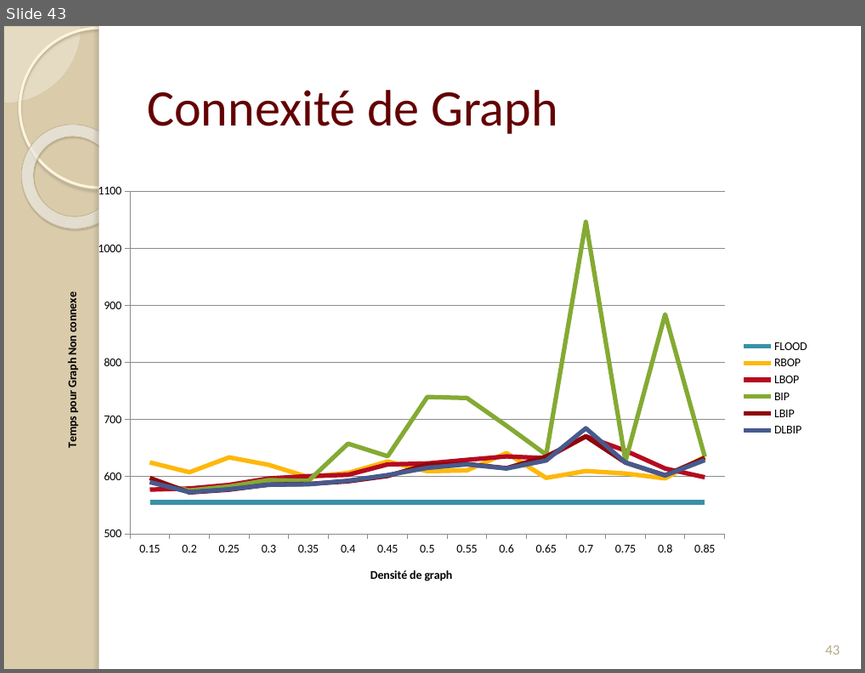
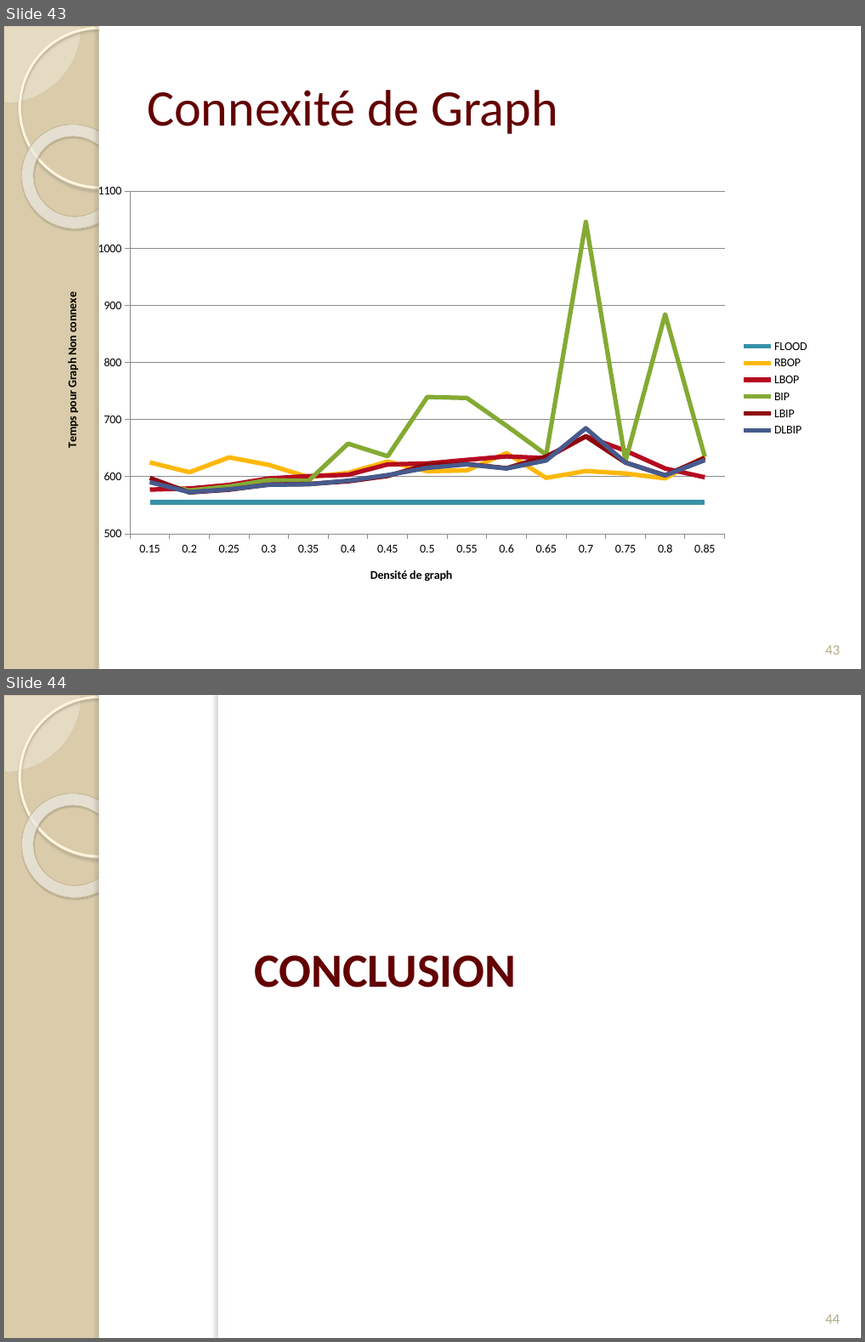
Before and after one commit to Patre/Energy-saving-in-sensors--networks, a slide deck: Redaction/Presentation/pres.pptx. Shown one above the other, each under a label of ours: slide 43 before the commit, slides 43 and 44 after it. The pictures are 865x673 and 865x1342 pixels, drawn with LibreOffice and Linux fonts; fonts in the diff are those of the drawing. Boxes give left, top, right and bottom in pixels: in the first picture for what was removed or moved away, otherwise in the second. Text is boxed around its words. In the diff, an @@ line names an element or a change of style, - is before the commit and + after.

```diff
--- a/Redaction/Presentation/pres.pptx
+++ b/Redaction/Presentation/pres.pptx
@@ slide 44 added at [4, 695, 861, 1338], background #DACCAB; not listed: 5 template elements that a slide beside it also shows @@
@@ rectangle added at [218, 695, 861, 1338], fill #FFFFFF @@
@@ rectangle added at [218, 695, 225, 1338], fill #FFFFFF @@
@@ title added at [254, 955, 516, 987], 40 pt, text #630002, bold @@
+CONCLUSION
@@ page number added at [825, 1314, 840, 1323], 12 pt, text #B6A98A @@
+44
```
Also in this commit, not shown: 1 other slide added, 2 other files.
